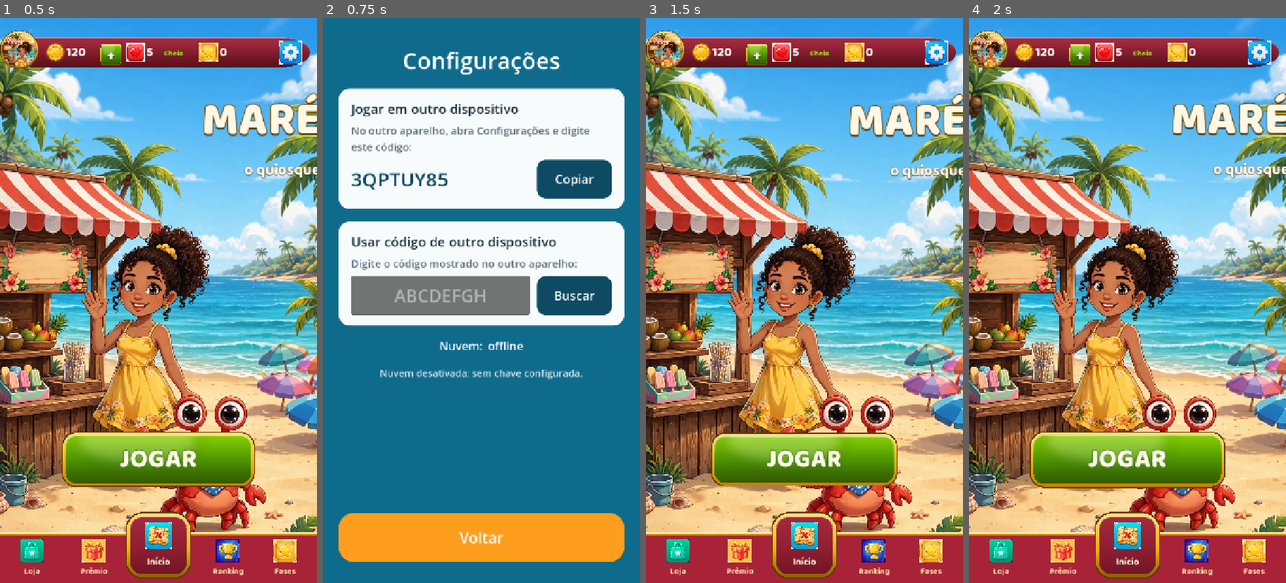
Above: before the commit, frames 1-4 (left to right).
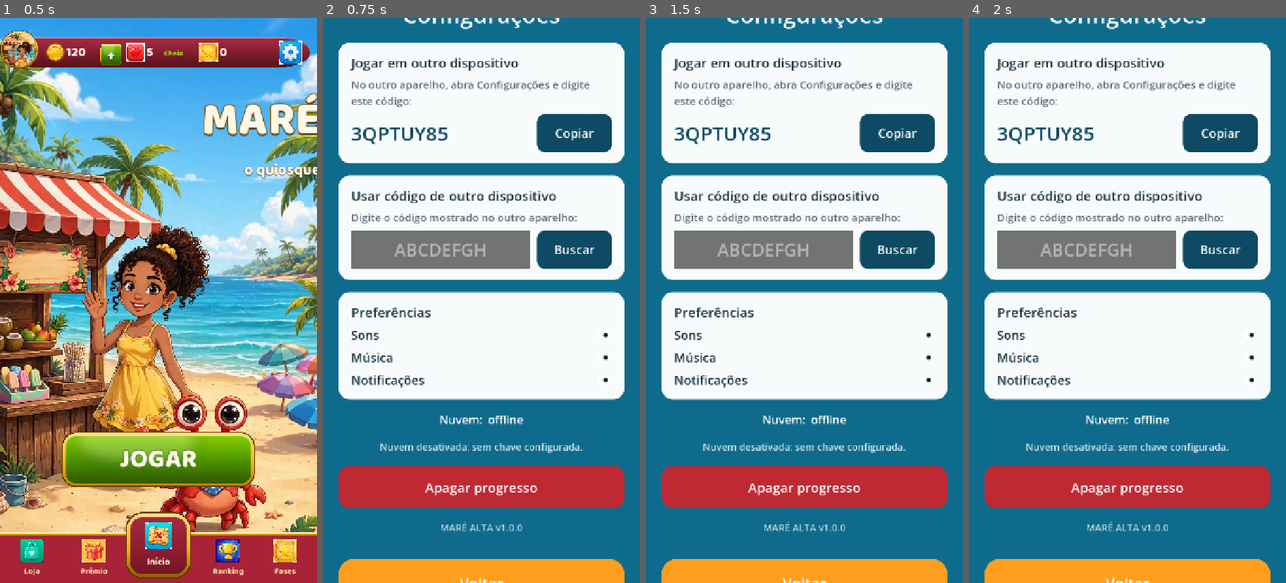
Above: after the commit, the same moments.

Repository: rennervdprog/mare-alta
Game: Godot game, scene res://scenes/start_screen.tscn
Same seed, same stepped clock (60 frames per second), same inputs: the game is played once before the commit and once after it.
Inputs (mouse positions are in pixels of both pictures, inside the frame that each line leads up to):
- Up to frame 1 (0.5 s): no input
- Up to frame 2 (0.75 s): click (614, 51) at 0.5 s
- Up to frame 3 (1.5 s): click (804, 537) at 1.25 s, where only the run before the commit has a clickable "Voltar"
- Up to frame 4 (2 s): no input

Frame 1 is identical in both runs. In frame 2, 58% of the frame differs, in the area x 4-96%, y 0-100%; in frame 3, 98%, in the area x 0-100%, y 0-100%; in frame 4, 98%.

Commit message:
lógica: vidas, moedas, configurações (fontes)

Diff:
--- a/scenes/config_screen.tscn
+++ b/scenes/config_screen.tscn
@@ -40,6 +40,13 @@
 content_margin_top = 14.0
 content_margin_right = 28.0
 content_margin_bottom = 14.0
+
+[sub_resource type="StyleBoxFlat" id="StyleBoxFlat_btn_danger"]
+bg_color = Color(0.75, 0.16, 0.2, 1)
+corner_radius_top_left = 24
+corner_radius_top_right = 24
+corner_radius_bottom_right = 24
+corner_radius_bottom_left = 24
 
 [node name="ConfigScreen" type="Control"]
 layout_mode = 3
@@ -174,8 +181,69 @@
 theme_override_styles/disabled = SubResource("StyleBoxFlat_btn_small")
 text = "Buscar"
 
-[node name="StatusRow" type="HBoxContainer" parent="Margin/VBox"]
-layout_mode = 2
+[node name="CardPrefs" type="PanelContainer" parent="Margin/VBox"]
+layout_mode = 2
+theme_override_styles/panel = SubResource("StyleBoxFlat_card")
+
+[node name="VBox" type="VBoxContainer" parent="Margin/VBox/CardPrefs"]
+layout_mode = 2
+theme_override_constants/separation = 12
+
+[node name="H1" type="Label" parent="Margin/VBox/CardPrefs/VBox"]
+layout_mode = 2
+theme_override_colors/font_color = Color(0.1, 0.2, 0.25, 1)
+theme_override_font_sizes/font_size = 30
+text = "Preferências"
+
+[node name="RowSound" type="HBoxContainer" parent="Margin/VBox/CardPrefs/VBox"]
+layout_mode = 2
+theme_override_constants/separation = 16
+
+[node name="Lbl" type="Label" parent="Margin/VBox/CardPrefs/VBox/RowSound"]
+layout_mode = 2
+size_flags_horizontal = 3
+theme_override_colors/font_color = Color(0.1, 0.2, 0.25, 1)
+theme_override_font_sizes/font_size = 28
+text = "Sons"
+vertical_alignment = 1
+
+[node name="CheckSound" type="CheckButton" parent="Margin/VBox/CardPrefs/VBox/RowSound"]
+layout_mode = 2
+theme_override_font_sizes/font_size = 28
+
+[node name="RowMusic" type="HBoxContainer" parent="Margin/VBox/CardPrefs/VBox"]
+layout_mode = 2
+theme_override_constants/separation = 16
+
+[node name="Lbl" type="Label" parent="Margin/VBox/CardPrefs/VBox/RowMusic"]
+layout_mode = 2
+size_flags_horizontal = 3
+theme_override_colors/font_color = Color(0.1, 0.2, 0.25, 1)
+theme_override_font_sizes/font_size = 28
+text = "Música"
+vertical_alignment = 1
+
+[node name="CheckMusic" type="CheckButton" parent="Margin/VBox/CardPrefs/VBox/RowMusic"]
+layout_mode = 2
+theme_override_font_sizes/font_size = 28
+
+[node name="RowNotif" type="HBoxContainer" parent="Margin/VBox/CardPrefs/VBox"]
+layout_mode = 2
+theme_override_constants/separation = 16
+
+[node name="Lbl" type="Label" parent="Margin/VBox/CardPrefs/VBox/RowNotif"]
+layout_mode = 2
+size_flags_horizontal = 3
+theme_override_colors/font_color = Color(0.1, 0.2, 0.25, 1)
+theme_override_font_sizes/font_size = 28
+text = "Notificações"
+vertical_alignment = 1
+
+[node name="CheckNotif" type="CheckButton" parent="Margin/VBox/CardPrefs/VBox/RowNotif"]
+layout_mode = 2
+theme_override_font_sizes/font_size = 28
+
+[node name="StatusRow" type="HBoxContainer" parent="Margin/VBox"]layout_mode = 2
 theme_override_constants/separation = 12
 alignment = 1
 
@@ -198,6 +266,25 @@
 text = "Nuvem desativada: sem chave configurada."
 horizontal_alignment = 1
 autowrap_mode = 2
+
+[node name="BtnReset" type="Button" parent="Margin/VBox"]
+custom_minimum_size = Vector2(0, 96)
+layout_mode = 2
+theme_override_colors/font_color = Color(1, 1, 1, 1)
+theme_override_font_sizes/font_size = 30
+theme_override_styles/normal = SubResource("StyleBoxFlat_btn_danger")
+theme_override_styles/hover = SubResource("StyleBoxFlat_btn_danger")
+theme_override_styles/pressed = SubResource("StyleBoxFlat_btn_danger")
+theme_override_styles/focus = SubResource("StyleBoxFlat_btn_danger")
+theme_override_styles/disabled = SubResource("StyleBoxFlat_btn_danger")
+text = "Apagar progresso"
+
+[node name="VersionLabel" type="Label" parent="Margin/VBox"]
+layout_mode = 2
+theme_override_colors/font_color = Color(1, 1, 1, 0.75)
+theme_override_font_sizes/font_size = 22
+text = "MARÉ ALTA v1.0.0"
+horizontal_alignment = 1
 
 [node name="Spacer" type="Control" parent="Margin/VBox"]
 layout_mode = 2
--- a/scripts/config_screen.gd
+++ b/scripts/config_screen.gd
@@ -14,19 +14,31 @@
 @onready var _btn_voltar: Button = $Margin/VBox/BtnVoltar
 @onready var _toast_panel: PanelContainer = $Toast
 @onready var _toast_label: Label = $Toast/ToastLabel
+@onready var _check_sound: CheckButton = $Margin/VBox/CardPrefs/VBox/RowSound/CheckSound
+@onready var _check_music: CheckButton = $Margin/VBox/CardPrefs/VBox/RowMusic/CheckMusic
+@onready var _check_notif: CheckButton = $Margin/VBox/CardPrefs/VBox/RowNotif/CheckNotif
+@onready var _btn_reset: Button = $Margin/VBox/BtnReset
+@onready var _version_label: Label = $Margin/VBox/VersionLabel
 
 var _toast_tween: Tween = null
+var _reset_armed: bool = false
 
 
 func _ready() -> void:
 	_refresh_from_cloud()
+	_sync_opt_checks()
+	_version_label.text = "MARÉ ALTA v" + GameState.GAME_VERSION
 	var cs := _cloud()
 	if cs != null and cs.has_signal("status_changed"):
 		cs.connect("status_changed", _on_cloud_status)
 	_btn_copiar.pressed.connect(_on_copiar)
 	_btn_buscar.pressed.connect(_on_buscar)
 	_btn_voltar.pressed.connect(_on_voltar)
+	_btn_reset.pressed.connect(_on_reset_pressed)
 	_code_edit.text_changed.connect(_on_code_text_changed)
+	_check_sound.toggled.connect(func(on: bool) -> void: GameState.set_opt("sound", on))
+	_check_music.toggled.connect(func(on: bool) -> void: GameState.set_opt("music", on))
+	_check_notif.toggled.connect(func(on: bool) -> void: GameState.set_opt("notifications", on))
 
 
 func _cloud() -> Node:
@@ -96,6 +108,35 @@
 	get_tree().change_scene_to_file("res://scenes/start_screen.tscn")
 
 
+## Sincroniza os toggles com o GameState (sem disparar o sinal toggled).
+func _sync_opt_checks() -> void:
+	_check_sound.set_pressed_no_signal(GameState.opt_sound)
+	_check_music.set_pressed_no_signal(GameState.opt_music)
+	_check_notif.set_pressed_no_signal(GameState.opt_notifications)
+
+
+## Apagar progresso com confirmação dupla (segundo toque em até 5s).
+func _on_reset_pressed() -> void:
+	if not _reset_armed:
+		_reset_armed = true
+		_btn_reset.text = "Toque de novo para confirmar"
+		show_toast("Apagar TODO o progresso? Toque de novo.")
+		get_tree().create_timer(5.0).timeout.connect(_disarm_reset)
+		return
+	_reset_armed = false
+	_btn_reset.text = "Apagar progresso"
+	GameState.reset_progress()
+	_sync_opt_checks()
+	_refresh_from_cloud()
+	show_toast("Progresso apagado.")
+
+
+func _disarm_reset() -> void:
+	_reset_armed = false
+	if is_instance_valid(_btn_reset):
+		_btn_reset.text = "Apagar progresso"
+
+
 func show_toast(msg: String) -> void:
 	_toast_label.text = msg
 	_toast_panel.visible = true
--- a/scripts/game_state.gd
+++ b/scripts/game_state.gd
@@ -473,6 +473,18 @@
 
 const SAVE_PATH := "user://save.cfg"
 
+## ---- Economia (ajuste fácil) ----
+const COIN_WIN_REWARD := 20    # moedas por vitória de fase (qualquer vitória)
+const COIN_CHEST_REWARD := 100 # moedas por baú de área
+const CONTINUE_COST := 40       # moedas para continuar na derrota
+const CONTINUE_MOVES := 5       # jogadas ganhas ao continuar
+
+## ---- Vidas (ajuste fácil) ----
+const LIVES_MAX := 5
+const LIVES_REGEN_MINUTES := 20 # 1 vida a cada 20 min, offline-first
+
+const GAME_VERSION := "1.0.0"
+
 ## Caminho do save (sobrescrito nos testes para não tocar no save real).
 var save_path: String = SAVE_PATH
 
@@ -485,6 +497,13 @@
 var current_area: int = 1
 var chests_claimed: Dictionary = {} # área (int) -> true
 var intros_seen: Array = []         # ids de área (int) cuja intro já foi vista
+
+# ------------------------------------------------------------ vidas/opts
+var lives: int = LIVES_MAX
+var lives_ts: int = 0 # unix time do início da contagem p/ próxima vida (0 = cheio)
+var opt_sound: bool = true
+var opt_music: bool = true
+var opt_notifications: bool = true
 
 ## LEGADO (área 1): espelho de chests_claimed[1]. Mantido para o renovation.gd
 ## atual não quebrar; código novo deve usar chests_claimed / claim_chest_area(a).
@@ -516,11 +535,13 @@
 
 
 ## Registra vitória. Retorna true se foi a PRIMEIRA vitória (vale +1 estrela).
+## Toda vitória paga COIN_WIN_REWARD moedas.
 func on_level_won(n: int) -> bool:
 	var first := not level_won_before(n)
 	levels_won[n] = true
 	if first:
 		stars += 1
+	coins += COIN_WIN_REWARD
 	unlocked_level = maxi(unlocked_level, mini(n + 1, MAX_LEVEL))
 	save_game()
 	return first
@@ -534,6 +555,104 @@
 	return true
 
 
+# ------------------------------------------------------------ vidas
+
+func _lives_interval() -> int:
+	return LIVES_REGEN_MINUTES * 60
+
+
+## Recalcula as vidas pelo tempo decorrido (offline-first). `now` = unix time;
+## -1 usa o relógio do sistema. Retorna as vidas atuais.
+func refresh_lives(now: int = -1) -> int:
+	var t := now if now >= 0 else int(Time.get_unix_time_from_system())
+	if lives >= LIVES_MAX:
+		lives = LIVES_MAX
+		lives_ts = 0
+		return lives
+	if lives_ts <= 0:
+		# Save antigo sem timestamp: começa a contar agora, sem crédito grátis.
+		lives_ts = t
+		return lives
+	var elapsed := t - lives_ts
+	if elapsed <= 0:
+		return lives
+	var credit := elapsed / _lives_interval()
+	if credit > 0:
+		lives = mini(lives + credit, LIVES_MAX)
+		if lives >= LIVES_MAX:
+			lives_ts = 0
+		else:
+			lives_ts += credit * _lives_interval()
+		save_game()
+	return lives
+
+
+## True se pode iniciar uma fase (credita a regen antes).
+func can_play(now: int = -1) -> bool:
+	return refresh_lives(now) > 0
+
+
+## Segundos até a próxima vida (0 se cheio).
+func time_to_next_life(now: int = -1) -> int:
+	var t := now if now >= 0 else int(Time.get_unix_time_from_system())
+	refresh_lives(t)
+	if lives >= LIVES_MAX:
+		return 0
+	return maxi(_lives_interval() - (t - lives_ts), 0)
+
+
+## Texto para a topbar: "Cheio" ou "mm:ss" até a próxima vida.
+func lives_display(now: int = -1) -> String:
+	var s := time_to_next_life(now)
+	if s <= 0:
+		return "Cheio"
+	return "%02d:%02d" % [s / 60, s % 60]
+
+
+## Consome 1 vida ao FALHAR a fase. Sair/desistir não custa. False se sem vidas.
+func lose_life(now: int = -1) -> bool:
+	var t := now if now >= 0 else int(Time.get_unix_time_from_system())
+	refresh_lives(t)
+	if lives <= 0:
+		return false
+	if lives >= LIVES_MAX:
+		lives_ts = t # estava cheio: começa a contar a regen agora
+	lives -= 1
+	save_game()
+	return true
+
+
+# ------------------------------------------------------------ moedas
+
+func add_coins(n: int, motivo: String = "") -> void:
+	coins += n
+	save_game()
+
+
+## Retorna false (sem alterar nada) se o saldo for insuficiente.
+func spend_coins(n: int) -> bool:
+	if n < 0 or coins < n:
+		return false
+	coins -= n
+	save_game()
+	return true
+
+
+# ------------------------------------------------------------ configurações
+
+func set_opt(key: String, value: bool) -> void:
+	match key:
+		"sound":
+			opt_sound = value
+		"music":
+			opt_music = value
+		"notifications":
+			opt_notifications = value
+		_:
+			return
+	save_game()
+
+
 func complete_task(task_id: String) -> void:
 	if not tasks_done.has(task_id):
 		tasks_done.append(task_id)
@@ -542,11 +661,6 @@
 
 func task_done(task_id: String) -> bool:
 	return tasks_done.has(task_id)
-
-
-func add_coins(n: int) -> void:
-	coins += n
-	save_game()
 
 
 ## Marca o baú da área `a` como resgatado (sem moedas: quem dá as moedas é quem chama).
@@ -635,6 +749,11 @@
 		"tasks_done": tasks_done.duplicate(),
 		"chests_claimed": chests_claimed.keys(),
 		"intros_seen": intros_seen.duplicate(),
+		"lives": lives,
+		"lives_ts": lives_ts,
+		"opt_sound": opt_sound,
+		"opt_music": opt_music,
+		"opt_notifications": opt_notifications,
 	}
 
 
@@ -656,6 +775,11 @@
 	if bool(d.get("chest_claimed", false)):
 		chests_claimed[1] = true
 	intros_seen = Array(d.get("intros_seen", []))
+	lives = clampi(int(d.get("lives", lives)), 0, LIVES_MAX)
+	lives_ts = int(d.get("lives_ts", lives_ts))
+	opt_sound = bool(d.get("opt_sound", opt_sound))
+	opt_music = bool(d.get("opt_music", opt_music))
+	opt_notifications = bool(d.get("opt_notifications", opt_notifications))
 	_write_save()
 
 
@@ -682,6 +806,11 @@
 	cfg.set_value("progress", "tasks_done", tasks_done)
 	cfg.set_value("progress", "chests_claimed", chests_claimed.keys())
 	cfg.set_value("progress", "intros_seen", intros_seen)
+	cfg.set_value("progress", "lives", lives)
+	cfg.set_value("progress", "lives_ts", lives_ts)
+	cfg.set_value("settings", "sound", opt_sound)
+	cfg.set_value("settings", "music", opt_music)
+	cfg.set_value("settings", "notifications", opt_notifications)
 	cfg.save(save_path)
 
 
@@ -704,6 +833,12 @@
 	if bool(cfg.get_value("progress", "chest_claimed", false)):
 		chests_claimed[1] = true
 	intros_seen = Array(cfg.get_value("progress", "intros_seen", []))
+	lives = clampi(int(cfg.get_value("progress", "lives", LIVES_MAX)), 0, LIVES_MAX)
+	lives_ts = int(cfg.get_value("progress", "lives_ts", 0))
+	opt_sound = bool(cfg.get_value("settings", "sound", true))
+	opt_music = bool(cfg.get_value("settings", "music", true))
+	opt_notifications = bool(cfg.get_value("settings", "notifications", true))
+	refresh_lives() # credita regen offline ao carregar
 
 
 func reset_progress() -> void:
@@ -716,4 +851,9 @@
 	current_area = 1
 	chests_claimed = {}
 	intros_seen = []
+	lives = LIVES_MAX
+	lives_ts = 0
+	opt_sound = true
+	opt_music = true
+	opt_notifications = true
 	save_game()
--- a/scripts/home_screen.gd
+++ b/scripts/home_screen.gd
@@ -8,6 +8,7 @@
 
 var _fase_btn: Button
 var _pulse_tween: Tween = null
+var _tb: Dictionary = {}
 
 
 func _ready() -> void:
@@ -38,13 +39,26 @@
 
 
 func _build_topbar() -> void:
-	var tb: Dictionary = UIFactory.topbar()
-	add_child(tb["root"] as Control)
-	(tb["coins"] as Label).text = str(GameState.coins)
-	(tb["stars"] as Label).text = str(GameState.stars)
-	(tb["lives"] as Label).text = "5"
-	(tb["gear"] as Button).pressed.connect(func() -> void: get_tree().change_scene_to_file("res://scenes/config_screen.tscn"))
-	(tb["plus"] as Button).pressed.connect(func() -> void: _open_teaser("loja"))
+	_tb = UIFactory.topbar()
+	add_child(_tb["root"] as Control)
+	(_tb["gear"] as Button).pressed.connect(func() -> void: get_tree().change_scene_to_file("res://scenes/config_screen.tscn"))
+	(_tb["plus"] as Button).pressed.connect(func() -> void: _open_teaser("loja"))
+	_refresh_topbar()
+	var timer := Timer.new()
+	timer.wait_time = 1.0
+	timer.timeout.connect(_refresh_topbar)
+	add_child(timer)
+	timer.start()
+
+
+func _refresh_topbar() -> void:
+	if _tb.is_empty():
+		return
+	GameState.refresh_lives()
+	(_tb["coins"] as Label).text = str(GameState.coins)
+	(_tb["stars"] as Label).text = str(GameState.stars)
+	(_tb["lives"] as Label).text = str(GameState.lives)
+	(_tb["full"] as Label).text = GameState.lives_display()
 
 
 func _build_back() -> void:
@@ -105,6 +119,9 @@
 
 
 func _on_fase_pressed() -> void:
+	if not GameState.can_play():
+		UIFactory.toast(self, "Sem vidas! Próxima em %s" % GameState.lives_display())
+		return
 	GameState.current_level = GameState.unlocked_level
 	get_tree().change_scene_to_file("res://main.tscn")
 
--- a/scripts/level_map.gd
+++ b/scripts/level_map.gd
@@ -347,6 +347,9 @@
 
 
 func _on_level_pressed(n: int) -> void:
+	if not GameState.can_play():
+		UIFactory.toast(self, "Sem vidas! Próxima em %s" % GameState.lives_display())
+		return
 	GameState.current_level = n
 	get_tree().change_scene_to_file("res://main.tscn")
 
--- a/scripts/main.gd
+++ b/scripts/main.gd
@@ -59,6 +59,8 @@
 var overlay_sub: Label
 var overlay_star_holder: Control
 var overlay_button: Button
+var overlay_continue: Button
+var _continued: bool = false # continuar pago só 1x por tentativa
 
 
 func _tex_index(ptype: int) -> int:
@@ -277,6 +279,11 @@
 	overlay_button.size_flags_horizontal = Control.SIZE_SHRINK_CENTER
 	overlay_button.pressed.connect(_on_overlay_button)
 	vbox.add_child(overlay_button)
+	overlay_continue = UIFactory.green_button("", 30, Vector2(300, 76))
+	overlay_continue.size_flags_horizontal = Control.SIZE_SHRINK_CENTER
+	overlay_continue.pressed.connect(_on_continue_pressed)
+	overlay_continue.hide()
+	vbox.add_child(overlay_continue)
 	overlay.hide()
 
 
@@ -879,6 +886,7 @@
 	overlay_sub.text = "Você ganhou 1 estrela!" if first else "Fase concluída!"
 	overlay_star_holder.visible = true
 	overlay_button.text = "Continuar"
+	overlay_continue.hide()
 	overlay.show()
 
 
@@ -886,6 +894,7 @@
 	game_over = true
 	_won_last = false
 	_update_select_frame()
+	GameState.lose_life() # derrota custa 1 vida; sair/desistir não custa
 	overlay_title.text = "Não foi dessa vez..."
 	var parts := PackedStringArray()
 	for t in goal_targets.keys():
@@ -895,7 +904,29 @@
 	overlay_sub.text = "Faltaram " + " e ".join(parts) + "."
 	overlay_star_holder.visible = false
 	overlay_button.text = "Voltar ao mapa"
+	# Continuar: +5 jogadas por 40 moedas, 1x por tentativa, sem custo de vida.
+	if not _continued and GameState.coins >= GameState.CONTINUE_COST:
+		overlay_continue.text = "Continuar +5 (%d)" % GameState.CONTINUE_COST
+		overlay_continue.show()
+	else:
+		overlay_continue.hide()
 	overlay.show()
+
+
+func _on_continue_pressed() -> void:
+	if _continued or game_over == false:
+		return
+	if not GameState.spend_coins(GameState.CONTINUE_COST):
+		overlay_continue.hide()
+		return
+	_continued = true
+	moves += GameState.CONTINUE_MOVES
+	game_over = false
+	busy = false
+	overlay_continue.hide()
+	overlay.hide()
+	_update_moves_label()
+	_toast("+%d jogadas!" % GameState.CONTINUE_MOVES)
 
 
 func _on_overlay_button() -> void:
@@ -905,6 +936,8 @@
 
 func _restart() -> void:
 	moves = int(level_cfg["moves"])
+	_continued = false
+	overlay_continue.hide()
 	for t in goal_targets.keys():
 		goal_counts[t] = 0
 	game_over = false
--- a/scripts/start_screen.gd
+++ b/scripts/start_screen.gd
@@ -12,6 +12,7 @@
 var _logo_box: VBoxContainer
 var _logo_base_y := 0.0
 var _cloud_label: Label
+var _tb: Dictionary = {}
 
 
 func _ready() -> void:
@@ -35,13 +36,27 @@
 
 
 func _build_topbar() -> void:
-	var tb: Dictionary = UIFactory.topbar()
-	add_child(tb["root"] as Control)
-	(tb["coins"] as Label).text = str(GameState.coins)
-	(tb["stars"] as Label).text = str(GameState.stars)
-	(tb["lives"] as Label).text = "5" # placeholder: sem timer de vidas ainda
-	(tb["gear"] as Button).pressed.connect(_on_config_pressed)
-	(tb["plus"] as Button).pressed.connect(func() -> void: _open_teaser("loja"))
+	_tb = UIFactory.topbar()
+	add_child(_tb["root"] as Control)
+	(_tb["gear"] as Button).pressed.connect(_on_config_pressed)
+	(_tb["plus"] as Button).pressed.connect(func() -> void: _open_teaser("loja"))
+	_refresh_topbar()
+	var timer := Timer.new()
+	timer.wait_time = 1.0
+	timer.timeout.connect(_refresh_topbar)
+	add_child(timer)
+	timer.start()
+
+
+## Atualiza moedas/estrelas/vidas; vidas mostram "Cheio" ou o mm:ss da próxima.
+func _refresh_topbar() -> void:
+	if _tb.is_empty():
+		return
+	GameState.refresh_lives()
+	(_tb["coins"] as Label).text = str(GameState.coins)
+	(_tb["stars"] as Label).text = str(GameState.stars)
+	(_tb["lives"] as Label).text = str(GameState.lives)
+	(_tb["full"] as Label).text = GameState.lives_display()
 
 
 func _build_logo() -> void:
--- a/scripts/ui_factory.gd
+++ b/scripts/ui_factory.gd
@@ -205,8 +205,24 @@
 	gear.add_child(gear_icon)
 	root.add_child(gear)
 
-	return {"root": root, "coins": coins, "lives": lives, "stars": stars,
+	return {"root": root, "coins": coins, "lives": lives, "full": full, "stars": stars,
 		"gear": gear, "plus": plus}
+
+
+## Toast simples centralizado que some sozinho.
+static func toast(parent: Node, msg: String) -> void:
+	var l := bubbly(msg, 30, WINE_DK)
+	l.set_anchors_preset(Control.PRESET_CENTER)
+	l.position = Vector2(-280, -40)
+	l.size = Vector2(560, 80)
+	l.mouse_filter = Control.MOUSE_FILTER_IGNORE
+	parent.add_child(l)
+	l.modulate.a = 0.0
+	var tw := parent.create_tween()
+	tw.tween_property(l, "modulate:a", 1.0, 0.2)
+	tw.tween_interval(1.6)
+	tw.tween_property(l, "modulate:a", 0.0, 0.4)
+	tw.tween_callback(l.queue_free)
 
 
 ## Tabbar de 5 abas com centro elevado rompendo a barra.
--- /dev/null
+++ b/tests/test_economy.gd
@@ -0,0 +1,178 @@
+extends SceneTree
+## Testes da economia: vidas (regen offline-first), moedas, continuar, configs.
+## Roda com: godot --headless --path <projeto> --script res://tests/test_economy.gd
+## Usa user://test_economy.cfg para não tocar no save real.
+
+const BASE := 1700000000 # unix time fixo p/ simular o relógio
+
+var _failures := 0
+var GS := load("res://scripts/game_state.gd")
+
+
+func _init() -> void:
+	_t_lives_regen_full()
+	_t_lives_regen_partial()
+	_t_lives_legacy_no_credit()
+	_t_lose_life_from_full()
+	_t_lose_life_empty()
+	_t_time_to_next_and_display()
+	_t_can_play()
+	_t_spend_coins()
+	_t_spend_insufficient()
+	_t_add_coins_persist()
+	_t_win_reward()
+	_t_settings_persist()
+	_t_reset()
+	_t_cloud_roundtrip()
+	var dir := DirAccess.open("user://")
+	if dir and dir.file_exists("test_economy.cfg"):
+		dir.remove("test_economy.cfg")
+	if _failures == 0:
+		print("ALL_ECONOMY_TESTS_PASSED")
+	else:
+		printerr("ECONOMY_TESTS_FAILED: ", _failures)
+	quit(_failures)
+
+
+func _new_gs():
+	var gs = GS.new()
+	gs.save_path = "user://test_economy.cfg"
+	return gs
+
+
+func _check(cond: bool, name: String) -> void:
+	if cond:
+		print("PASS: ", name)
+	else:
+		_failures += 1
+		printerr("FAIL: ", name)
+
+
+func _t_lives_regen_full() -> void:
+	var gs = _new_gs()
+	gs.lives = 3
+	gs.lives_ts = BASE - 2 * 20 * 60 - 30 # 2 intervalos cheios + 30s
+	_check(gs.refresh_lives(BASE) == 5, "vidas: regen credita e capa no máximo")
+	_check(gs.lives_ts == 0, "vidas: ts zera quando chega ao máximo")
+
+
+func _t_lives_regen_partial() -> void:
+	var gs = _new_gs()
+	gs.lives = 3
+	gs.lives_ts = BASE - 20 * 60 - 30 # 1 intervalo + 30s de resto
+	_check(gs.refresh_lives(BASE) == 4, "vidas: regen parcial +1")
+	_check(gs.lives_ts == BASE - 30, "vidas: resto de 30s preservado no ts")
+
+
+func _t_lives_legacy_no_credit() -> void:
+	var gs = _new_gs()
+	gs.lives = 3
+	gs.lives_ts = 0 # save antigo sem timestamp
+	_check(gs.refresh_lives(BASE) == 3, "vidas: save antigo não ganha crédito grátis")
+	_check(gs.lives_ts == BASE, "vidas: save antigo começa a contar agora")
+
+
+func _t_lose_life_from_full() -> void:
+	var gs = _new_gs()
+	gs.lives = 5
+	gs.lives_ts = 0
+	_check(gs.lose_life(BASE) == true, "vidas: perde 1 quando cheio")
+	_check(gs.lives == 4, "vidas: 5 -> 4")
+	_check(gs.lives_ts == BASE, "vidas: timer começa na derrota")
+
+
+func _t_lose_life_empty() -> void:
+	var gs = _new_gs()
+	gs.lives = 0
+	gs.lives_ts = BASE
+	_check(gs.lose_life(BASE) == false, "vidas: sem vidas não perde")
+	_check(gs.lives == 0, "vidas: continua 0")
+
+
+func _t_time_to_next_and_display() -> void:
+	var gs = _new_gs()
+	gs.lives = 5
+	gs.lives_ts = 0
+	_check(gs.time_to_next_life(BASE) == 0, "vidas: cheio -> 0s")
+	_check(gs.lives_display(BASE) == "Cheio", "vidas: display 'Cheio'")
+	gs.lives = 4
+	gs.lives_ts = BASE - 90
+	_check(gs.time_to_next_life(BASE) == 20 * 60 - 90, "vidas: 1110s p/ próxima")
+	_check(gs.lives_display(BASE) == "18:30", "vidas: display mm:ss")
+
+
+func _t_can_play() -> void:
+	var gs = _new_gs()
+	gs.lives = 0
+	gs.lives_ts = BASE
+	_check(gs.can_play(BASE) == false, "vidas: 0 vidas não pode jogar")
+	gs.lives_ts = BASE - 25 * 60 # passou 1 intervalo
+	_check(gs.can_play(BASE) == true, "vidas: regen libera o jogo")
+	_check(gs.lives == 1, "vidas: 1 vida creditada")
+
+
+func _t_spend_coins() -> void:
+	var gs = _new_gs()
+	gs.coins = 50
+	_check(gs.spend_coins(40) == true, "moedas: gasta 40 de 50")
+	_check(gs.coins == 10, "moedas: saldo 10")
+
+
+func _t_spend_insufficient() -> void:
+	var gs = _new_gs()
+	gs.coins = 10
+	_check(gs.spend_coins(40) == false, "moedas: sem saldo não gasta")
+	_check(gs.coins == 10, "moedas: saldo intacto")
+
+
+func _t_add_coins_persist() -> void:
+	var a = _new_gs()
+	a.coins = 120
+	a.add_coins(20, "win")
+	var b = _new_gs()
+	b.load_game()
+	_check(b.coins == 140, "moedas: add persiste no save")
+
+
+func _t_win_reward() -> void:
+	var gs = _new_gs()
+	gs.coins = 120
+	gs.on_level_won(1)
+	_check(gs.coins == 120 + gs.COIN_WIN_REWARD, "moedas: vitória paga COIN_WIN_REWARD")
+	_check(gs.COIN_WIN_REWARD == 20 and gs.CONTINUE_COST == 40 and gs.CONTINUE_MOVES == 5,
+		"economia: constantes (20/40/5)")
+
+
+func _t_settings_persist() -> void:
+	var a = _new_gs()
+	a.set_opt("sound", false)
+	a.set_opt("music", false)
+	_check(a.opt_sound == false and a.opt_music == false, "configs: toggles mudam")
+	var b = _new_gs()
+	b.load_game()
+	_check(b.opt_sound == false and b.opt_music == false and b.opt_notifications == true,
+		"configs: persistem no save")
+
+
+func _t_reset() -> void:
+	var gs = _new_gs()
+	gs.lives = 2
+	gs.lives_ts = BASE
+	gs.coins = 999
+	gs.set_opt("sound", false)
+	gs.reset_progress()
+	_check(gs.lives == 5 and gs.lives_ts == 0, "reset: vidas voltam ao máximo")
+	_check(gs.coins == 120, "reset: moedas voltam a 120")
+	_check(gs.opt_sound == true, "reset: configs voltam ao padrão")
+
+
+func _t_cloud_roundtrip() -> void:
+	var a = _new_gs()
+	a.lives = 3
+	a.lives_ts = BASE - 100
+	a.set_opt("music", false)
+	var data: Dictionary = a.get_cloud_data()
+	var b = _new_gs()
+	b.apply_cloud_data(data)
+	_check(b.lives == 3 and b.lives_ts == BASE - 100, "nuvem: vidas viajam")
+	_check(b.opt_music == false, "nuvem: configs viajam")
Not shown: 1 places in scenes/config_screen.tscn that only renumber resources
